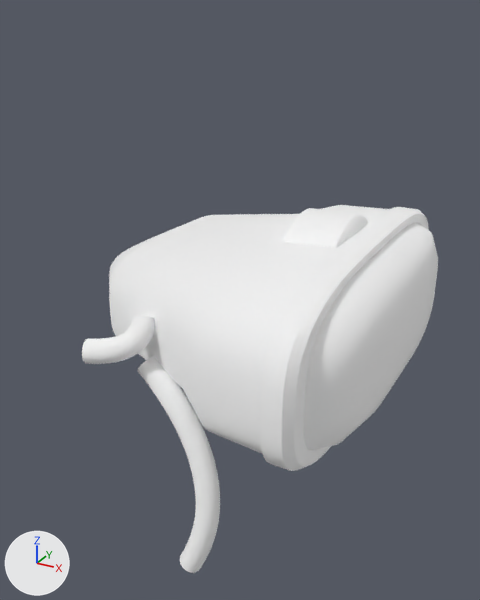
Two versions of the glTF model Data/BikesV2/kits/varga_mx__front2.glb, one commit apart.
Rendered twice from a 50 mm lens placed at (1.294, -0.253, 1.236), pointed at (1.16, -0.009, 1.114). The axes (+X, +Y, +Z) are drawn at lower left. The lights are the same throughout. The older version comes first. Vertices at exactly the same position are counted once.

The first picture shows 'varga_mx__front2'.
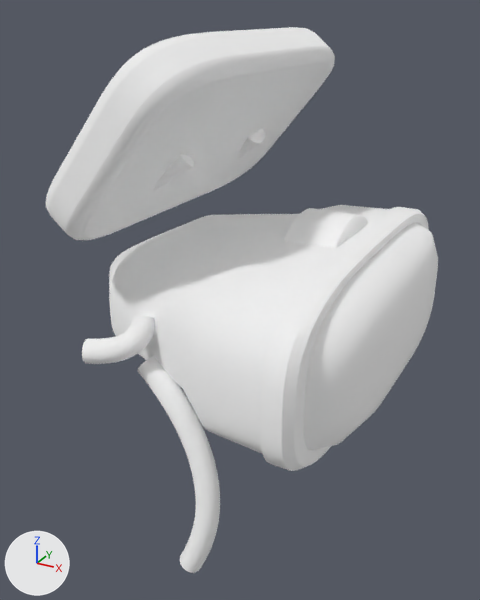
What differs and where, as boxes (x1, y1, x2, y2) in the pictures (480 x 600 px):
'varga_mx__front2', reshaped (10% wider, 48% taller)
    before: (82, 205, 438, 573)
    after: (46, 27, 438, 573)
part 1 of me_mesh_0, added
    after: (46, 27, 335, 240)
part 2 of me_mesh_0, added
    after: (153, 154, 194, 191)
part 3 of me_mesh_0, added
    after: (236, 129, 265, 160)

The change, as a diff of the scene's bpy script:
```diff
--- a/Data/BikesV2/kits/varga_mx__front2.glb.py
+++ b/Data/BikesV2/kits/varga_mx__front2.glb.py
@@ mat_s066 @@
+mat_s066 = principled_material('s066')
+mat_s066.base_color = (1.0, 1.0, 1.0)  # white #ffffff
+mat_s066.metallic = 1.0
+mat_s066.roughness = 1.0
@@ mat_s067 @@
+mat_s067 = principled_material('s067')
+mat_s067.base_color = (1.0, 1.0, 1.0)  # white #ffffff
+mat_s067.metallic = 1.0
+mat_s067.roughness = 1.0
@@ mat_s068 @@
+mat_s068 = principled_material('s068')
+mat_s068.base_color = (1.0, 1.0, 1.0)  # white #ffffff
+mat_s068.metallic = 1.0
+mat_s068.roughness = 1.0
@@ me_mesh_0 @@
 # used by ob_varga_mx__front2; location = (0.0, 0.0, 0.0)
-me_mesh_0.from_pydata(...)  # 3351 vertices, 6270 faces; spans x 1.098..1.237, y -0.087..0.087, z 1.019..1.157
+me_mesh_0.from_pydata(...)  # 3983 vertices, 7518 faces; spans x 1.098..1.237, y -0.087..0.087, z 1.019..1.228
+# me_mesh_0 part 1: a new loose piece of 348 vertices spanning x 1.104..1.174, y -0.078..0.078, z 1.149..1.228, in mat_s066 (white #ffffff)
+# me_mesh_0 part 2: a new loose piece of 98 vertices spanning x 1.105..1.151, y -0.045..-0.025, z 1.155..1.187, in mat_s068 (white #ffffff)
+# me_mesh_0 part 3: a new loose piece of 98 vertices spanning x 1.105..1.151, y 0.025..0.045, z 1.155..1.187, in mat_s068 (white #ffffff)
+# other edits to the shape of me_mesh_0 do not show in these pictures
 me_mesh_0.materials.append(mat_s058)
@@ me_mesh_0 @@
 me_mesh_0.materials.append(mat_s064)
+me_mesh_0.materials.append(mat_s066)  # white #ffffff
+me_mesh_0.materials.append(mat_s067)  # white #ffffff
+me_mesh_0.materials.append(mat_s068)  # white #ffffff
```
